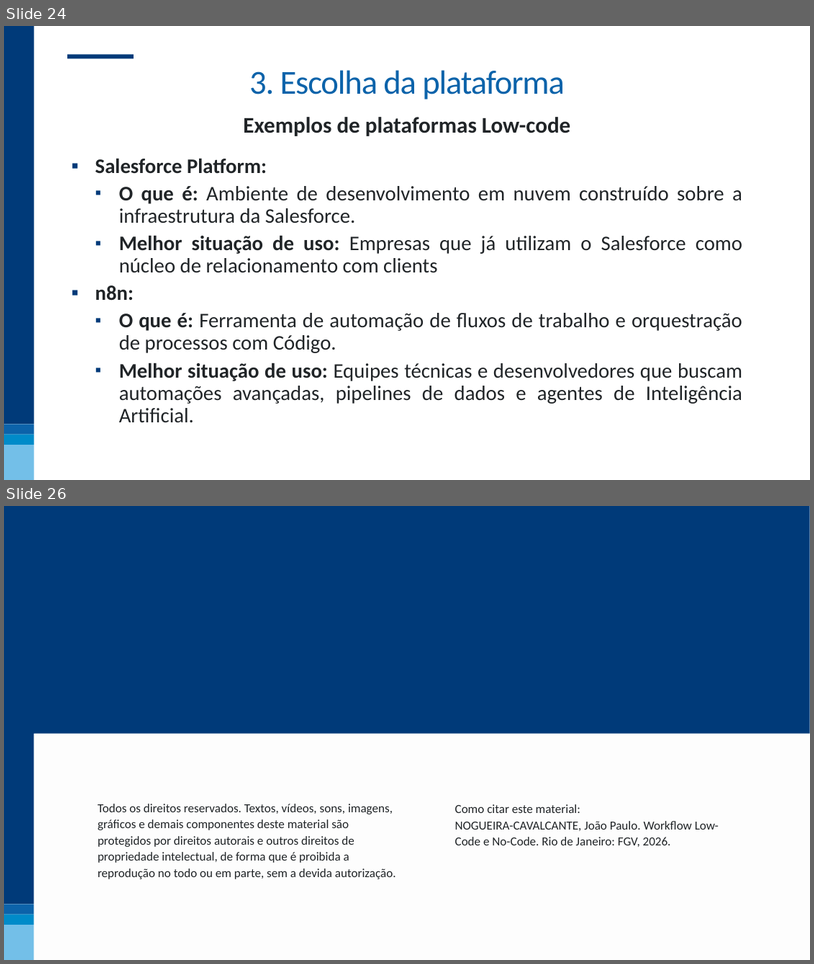
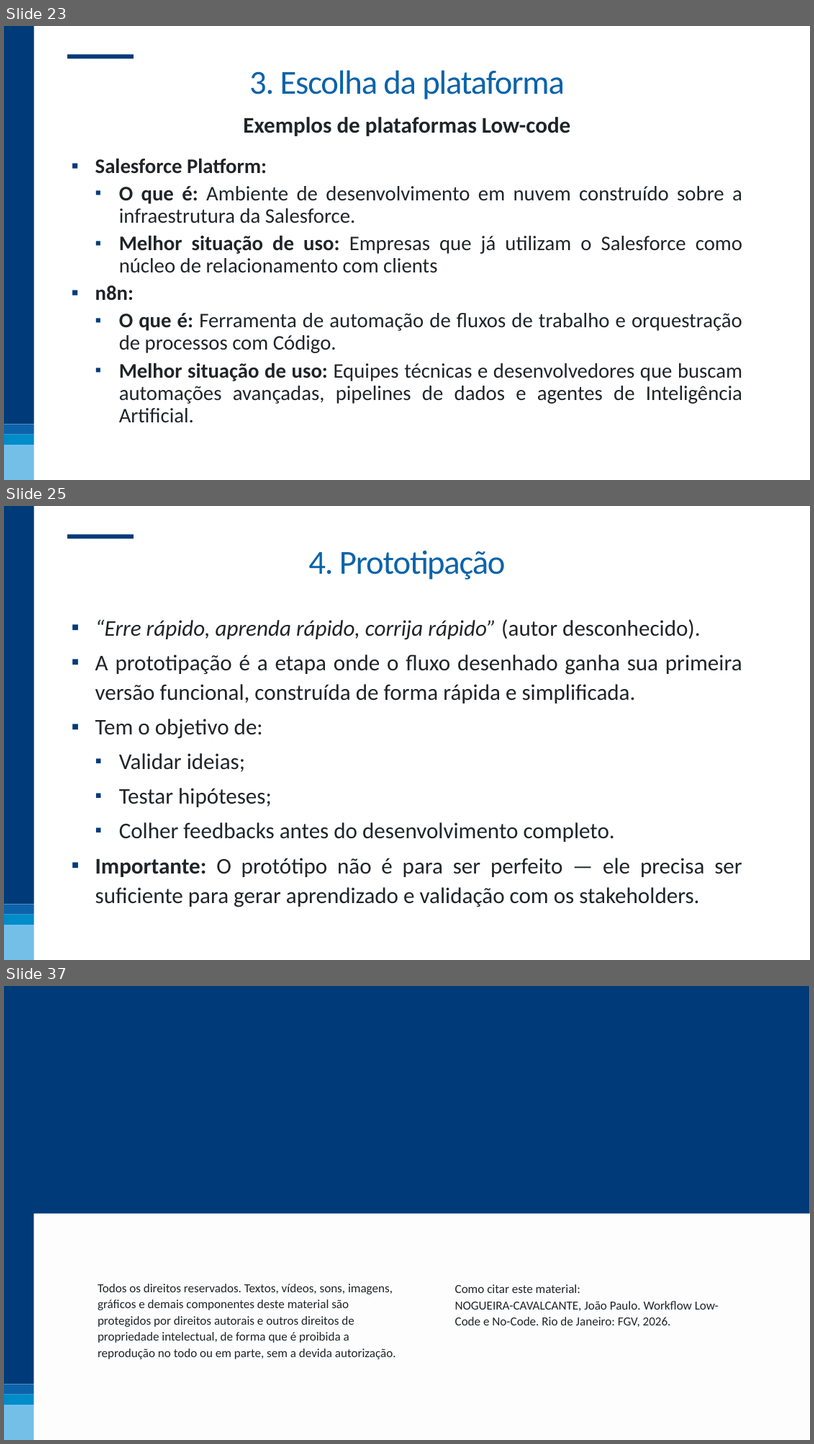
Before and after one commit to nogueira-cavalcante/FGV, a slide deck: Workflow Low-Code e No-Code/apresentações/01 - Workflow Low-code e No-code.pptx. Shown one above the other, each under a label of ours: slides 24 and 26 before the commit, slides 23, 25 and 37 after it; the slides between them are not shown. The pictures are 814x964 and 814x1444 pixels, drawn with LibreOffice and Linux fonts; fonts in the diff are those of the drawing; background and template pictures are left out. Boxes give left, top, right and bottom in pixels: in the first picture for what was removed or moved away, otherwise in the second. Text is boxed around its words. In the diff, an @@ line names an element or a change of style, - is before the commit and + after.

Commit message:
atualização da apresentação workflow low-code e no-code até o testes e validação

```diff
--- a/Workflow Low-Code e No-Code/apresentações/01 - Workflow Low-code e No-code.pptx
+++ b/Workflow Low-Code e No-Code/apresentações/01 - Workflow Low-code e No-code.pptx
@@ slide 25 added at (4,506,810,960), background #FFFFFF; not listed: 5 template elements that a slide beside it also shows @@
@@ title added at (309,550,506,579), 60 pt, text #0C63AA @@
+4. Prototipação
@@ text added at (95,619,743,907), 40 pt, text #202427 @@
+▪ “Erre rápido, aprenda rápido, corrija rápido” (autor desconhecido).
+▪ A prototipação é a etapa onde o fluxo desenhado ganha sua primeira versão funcional, construída de forma rápida e simplificada.
+▪ Tem o objetivo de:
+  ▪ Validar ideias;
+  ▪ Testar hipóteses;
+  ▪ Colher feedbacks antes do desenvolvimento completo.
+▪ Importante: O protótipo não é para ser perfeito — ele precisa ser suficiente para gerar aprendizado e validação com os stakeholders.
@@ what was slide 24 is now slide 23 @@
@@ what was slide 26 is now slide 37 @@
```
Also in this commit, not shown: 5 slides changed, 11 other slides added, 1 slide removed, 1 other file.
